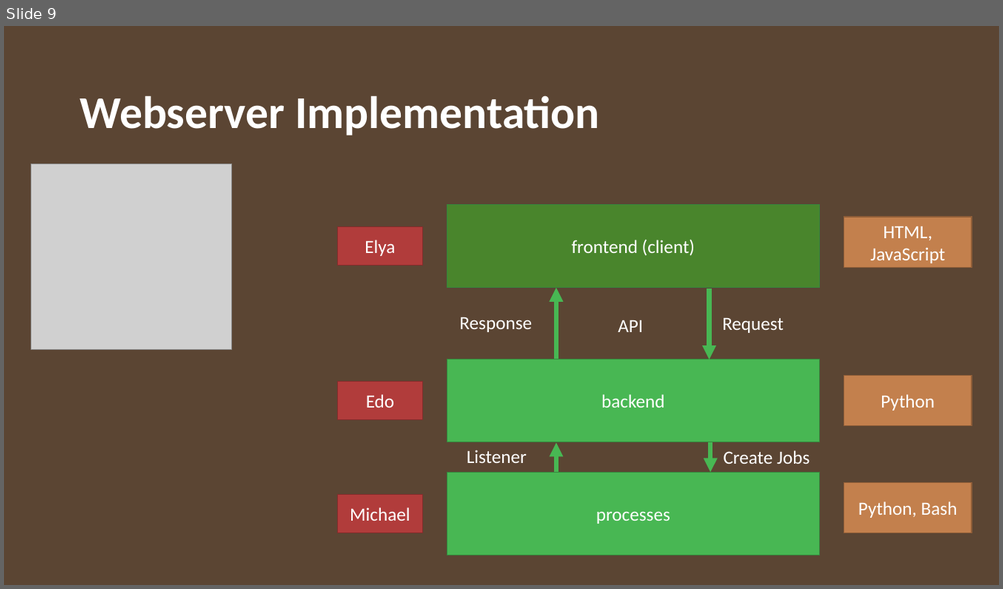
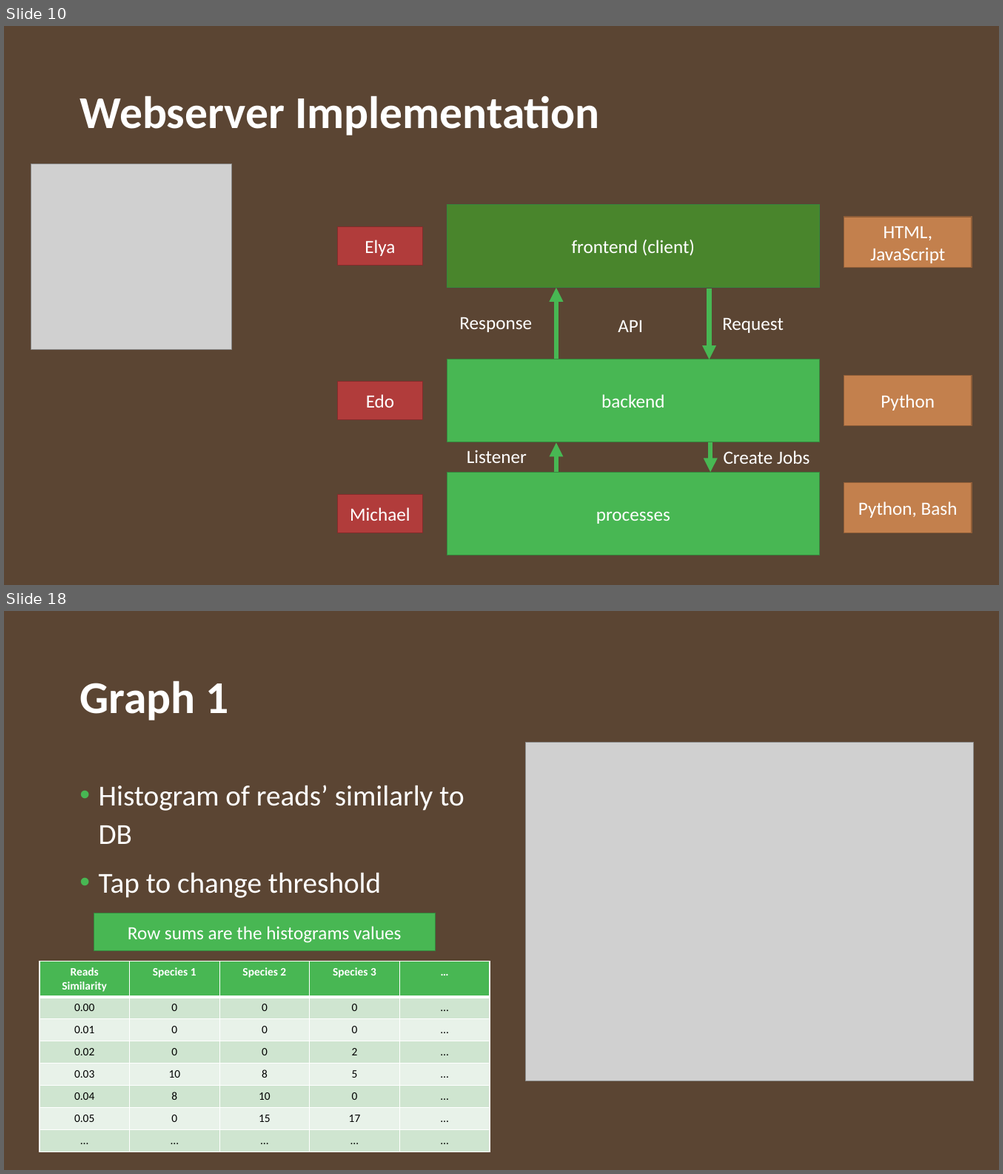
Before and after one commit to JuanParker1/NgsReadClearEngine, a slide deck: design/GenomeFltr_Server_1.pptx. Shown one above the other, each under a label of ours: slide 9 before the commit, slides 10 and 18 after it; the slides between them are not shown. The pictures are 1003x589 and 1003x1174 pixels, drawn with LibreOffice and Linux fonts; fonts in the diff are those of the drawing; grey boxes stand for pictures; background and template pictures are left out. Boxes give left, top, right and bottom in pixels: in the first picture for what was removed or moved away, otherwise in the second. Text is boxed around its words. In the diff, an @@ line names an element or a change of style, - is before the commit and + after.

```diff
--- a/design/GenomeFltr_Server_1.pptx
+++ b/design/GenomeFltr_Server_1.pptx
@@ slide 18 added at (4, 611, 999, 1170), background #FFFFFF; not listed: 1 template element that a slide beside it also shows @@
@@ title added at (79, 681, 229, 721), 44 pt, text #FFFFFF, bold @@
+Graph 1
@@ picture added at (526, 742, 973, 1082) @@
@@ text added at (99, 785, 464, 898), 28 pt, text #FFFFFF @@
+• Histogram of reads’ similarly to DB
+• Tap to change threshold
@@ rectangle added at (94, 913, 435, 951), fill #48B753, outline #35873D 1 pt, 18 pt, text #FFFFFF @@
+Row sums are the histograms values
@@ table added at (40, 962, 491, 1152), 8 rows, 5 columns @@
+Reads Similarity | Species 1 | Species 2 | Species 3 | …
+0.00 | 0 | 0 | 0 | …
+0.01 | 0 | 0 | 0 | …
+0.02 | 0 | 0 | 2 | …
+0.03 | 10 | 8 | 5 | …
+0.04 | 8 | 10 | 0 | …
+0.05 | 0 | 15 | 17 | …
+… | … | … | … | …
@@ what was slide 9 is now slide 10 @@
```
Also in this commit, not shown: 2 slides changed, 14 other slides added, 1 slide removed, 1 other file.
